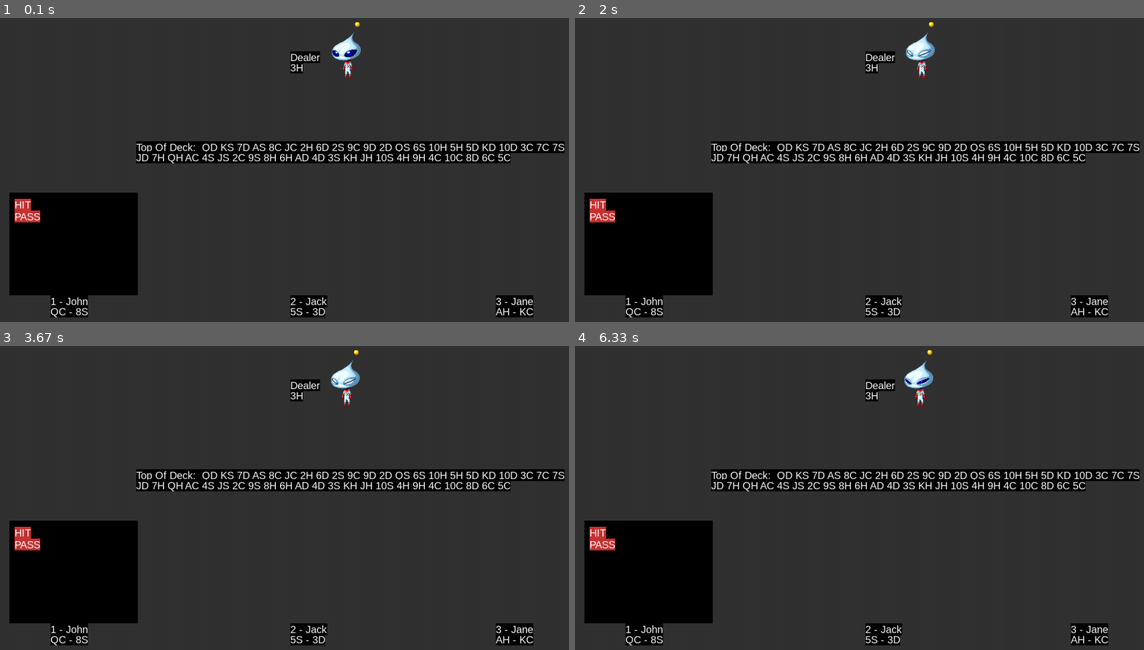
Above: before the commit, frames 1-4 (two rows, left to right).
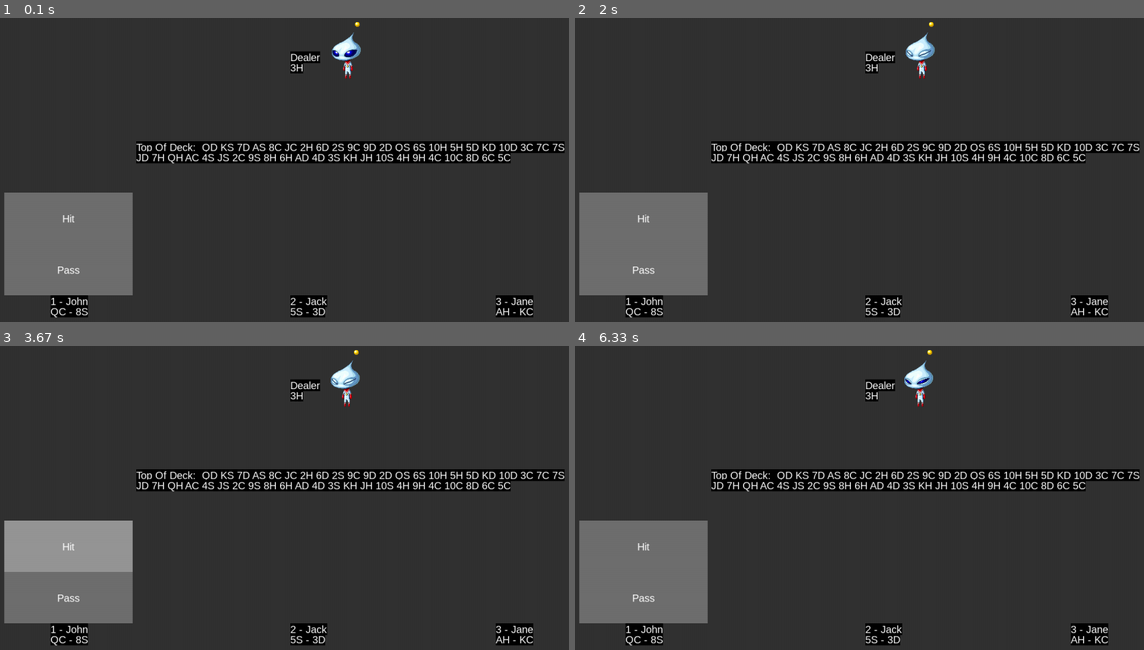
Above: after the commit, the same moments.

Repository: ekoret/blackjack-py
Game: pygame game, started from main.py
The game is run twice, just before and just after one commit, with the same random seed, the same clock (stepped at 60 frames per second) and the same inputs.
Inputs (mouse positions are in pixels of both pictures, inside the frame that each line leads up to):
- Up to frame 1 (0.1 s): no input
- Up to frame 2 (2 s): click (643, 218) at 0.38 s, where only the run after the commit has a clickable "Hit"; click (870, 218) at 0.72 s; click (671, 288) at 1.05 s; click (outside the picture) at 1.38 s
- Up to frame 3 (3.67 s): click (68, 598) at 2.22 s, where only the run after the commit has a clickable "Pass"; click (267, 449) at 2.55 s; click (68, 546) at 3.38 s, where only the run after the commit has a clickable "Hit"
- Up to frame 4 (6.33 s): click (1058, 510) at 3.72 s; click (643, 598) at 4.55 s, where only the run after the commit has a clickable "Pass"; click (893, 504) at 4.88 s

The runs differ from the first frame. In frame 1, 7.9% of the frame differs, in the area x 0-25%, y 57-92%; in frame 2, 7.9%; in frame 3, 7.9%; in frame 4, 7.9%.

Commit message:
add method to create list of buttons then draw

Diff:
--- a/player_menu.py
+++ b/player_menu.py
@@ -1,27 +1,36 @@
-import pygame
+from game_button import GameButton
 
 
 class PlayerMenu:
     def __init__(self, game):
         self.game = game
-        self.height = 47
+        self.height = 200
+        self.width = 250
+        self.x_offset = 90
+        self.y_offset = 200
         self.bg_colour = (0, 0, 0)
         self.text_colour = (255, 255, 255)
-        self.x_offset = 80
-        self.y_offset = 200
-        self.width = 225
 
     def draw(self, player):
-        """Menu background"""
-        rect_bg = pygame.Rect(player.x - 80, player.y - 200, 250, 200)
-        pygame.draw.rect(self.game.screen, self.bg_colour, rect_bg)
+        self.x = player.x - self.x_offset
+        self.y = player.y - self.y_offset
+        button_list = self.get_button_list()
 
+        for button in button_list:
+            button.draw(self.game.screen)
+
+    """
+    Creates buttons and sizes + sets coordinates
+    for them based on the amount of moves in the game settings
+    and for the current player turn
+    """
+
+    def get_button_list(self):
+        button_list = []
+
+        button_height = (self.height // len(self.game.settings.moves))
         for i, move in enumerate(self.game.settings.moves):
-            text_surface = self.game.font.render(
-                move.upper(), True,  self.text_colour, (200, 50, 50))
-            rect = pygame.Rect(player.x - self.x_offset, player.y - self.y_offset,
-                               self.width, (i + 1) * self.height)
-
-            x = rect.x + 10
-            y = rect.y + (rect.height - text_surface.get_height()) // 2
-            self.game.screen.blit(text_surface, (x, y))
+            button = GameButton(
+                self.x, self.y + (i * button_height), self.width, button_height, move, 20, "Arial", (255, 255, 255), (111, 111, 111), (150, 150, 150))
+            button_list.append(button)
+        return button_list
